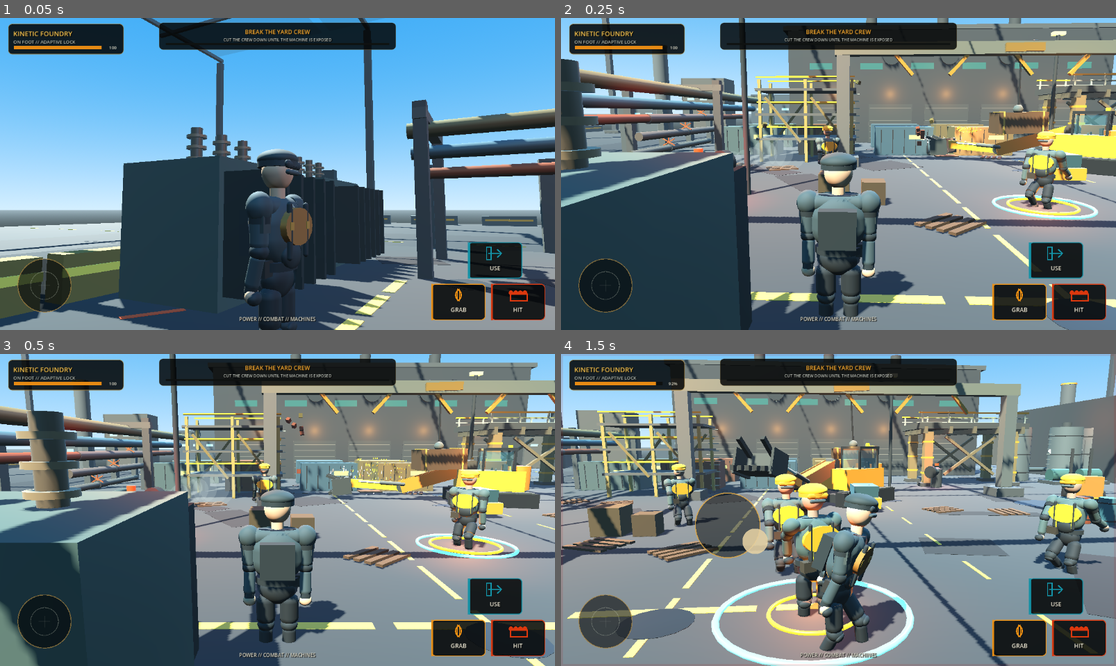
Above: before the commit, frames 1-4 (two rows, left to right).
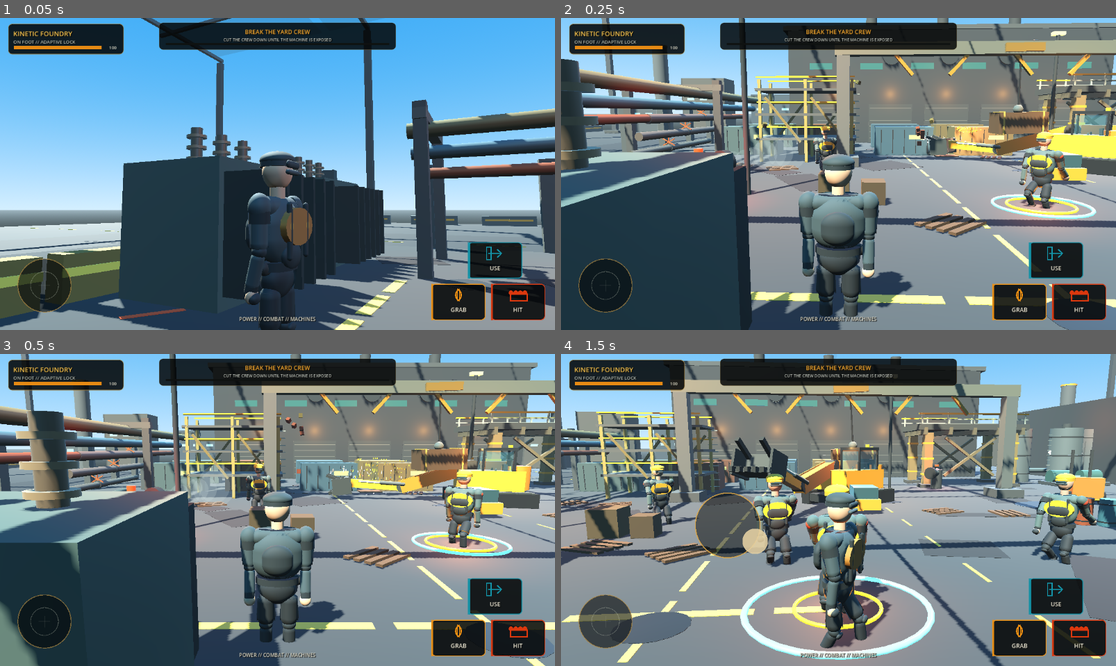
Above: after the commit, the same moments.

Repository: IssisX/kinetic-foundry-
Game: Godot game, scene res://Main.tscn
Two runs of this game, one before a commit and one after it. Both use one fixed random seed, a clock stepped at 60 frames per second and the inputs below.
Inputs (mouse positions are in pixels of both pictures, inside the frame that each line leads up to):
- Up to frame 1 (0.05 s): no input
- Up to frame 2 (0.25 s): no input
- Up to frame 3 (0.5 s): no input
- Up to frame 4 (1.5 s): move the mouse to (960, 494) at 0.52 s; hold D 0.53-1.25 s; hold E 0.53-1.25 s; click (960, 494) at 0.67 s; drag from (727, 525) to (810, 572) at 1.27 s

The runs differ from the first frame. In frame 1, 0.5% of the frame differs, in the area x 43-56%, y 41-100%; in frame 2, 2.7%; in frame 3, 3.3%; in frame 4, 28%, in the area x 0-100%, y 0-100%.

Commit message:
Refine humanoid proportions and replace blocky gear

Diff:
--- a/scripts/population_detail.gd
+++ b/scripts/population_detail.gd
@@ -12,6 +12,7 @@
         if is_instance_valid(player):
             var player_rig = player.get("_rig")
             if player_rig != null:
+                _refine_proportions(player_rig)
                 _decorate_player(player_rig)
     for enemy in get_tree().get_nodes_in_group("enemy"):
         if not is_instance_valid(enemy):
@@ -19,8 +20,72 @@
         var rig = enemy.get("_rig")
         if rig == null:
             continue
+        _refine_proportions(rig)
         var variant := int(enemy.get_instance_id()) % 3
         _decorate_rig(rig, variant)
+
+func _refine_proportions(rig) -> void:
+    if rig.has_meta("proportion_finish"):
+        return
+    rig.set_meta("proportion_finish", true)
+
+    var head_root = rig.get("head_root")
+    if head_root != null:
+        for child in head_root.get_children():
+            if not (child is MeshInstance3D):
+                continue
+            var mesh_child := child as MeshInstance3D
+            if mesh_child.mesh is SphereMesh:
+                if mesh_child.position.y > 0.36:
+                    mesh_child.scale *= Vector3(0.88, 0.90, 0.88)
+                    mesh_child.position.y -= 0.012
+                else:
+                    mesh_child.scale *= Vector3(0.95, 0.97, 0.95)
+            elif mesh_child.mesh is CylinderMesh and mesh_child.position.y > 0.30:
+                mesh_child.scale *= Vector3(0.89, 0.88, 0.89)
+            elif mesh_child.mesh is CapsuleMesh and mesh_child.position.y > 0.30:
+                mesh_child.scale *= Vector3(0.88, 0.82, 0.86)
+
+    for arm_key in ["arm_l", "arm_r"]:
+        var arm = rig.get(arm_key)
+        if arm == null:
+            continue
+        for child in arm.get_children():
+            if child is MeshInstance3D:
+                var mesh_child := child as MeshInstance3D
+                if mesh_child.mesh is SphereMesh:
+                    mesh_child.scale *= Vector3(0.84, 0.90, 0.84)
+                elif mesh_child.mesh is CapsuleMesh:
+                    mesh_child.scale *= Vector3(0.92, 1.03, 0.92)
+        var elbow := arm.get_node_or_null("Elbow") as Node3D
+        if elbow != null:
+            for child in elbow.get_children():
+                if not (child is MeshInstance3D):
+                    continue
+                var mesh_child := child as MeshInstance3D
+                if mesh_child.mesh is SphereMesh:
+                    var factor := 0.78 if mesh_child.position.y > -0.20 else 0.84
+                    mesh_child.scale *= Vector3(factor, factor, factor)
+                elif mesh_child.mesh is CapsuleMesh:
+                    mesh_child.scale *= Vector3(0.91, 1.04, 0.91)
+
+    for leg_key in ["leg_l", "leg_r"]:
+        var leg = rig.get(leg_key)
+        if leg == null:
+            continue
+        for child in leg.get_children():
+            if child is MeshInstance3D and (child as MeshInstance3D).mesh is CapsuleMesh:
+                (child as MeshInstance3D).scale *= Vector3(0.93, 1.03, 0.93)
+        var knee := leg.get_node_or_null("Knee") as Node3D
+        if knee != null:
+            for child in knee.get_children():
+                if not (child is MeshInstance3D):
+                    continue
+                var mesh_child := child as MeshInstance3D
+                if mesh_child.mesh is SphereMesh:
+                    mesh_child.scale *= Vector3(0.80, 0.80, 0.80)
+                elif mesh_child.mesh is CapsuleMesh and mesh_child.position.y < -0.10:
+                    mesh_child.scale *= Vector3(0.92, 1.03, 0.92)
 
 func _decorate_player(rig) -> void:
     if rig.has_meta("player_detail"):
@@ -30,20 +95,27 @@
     var arm_l = rig.get("arm_l")
     var arm_r = rig.get("arm_r")
     if torso != null:
-        var back := GeomUtil.box_mesh(Vector3(0.56, 0.58, 0.20), Color(0.09, 0.11, 0.105), 0.88, 0.12)
-        back.position = Vector3(0.0, 0.34, 0.32)
+        # Rounded harness pack - avoids the rectangular backpack silhouette that
+        # made the player read like a toy minifigure from the gameplay camera.
+        var back := GeomUtil.capsule_mesh(0.20, 0.52, Color(0.09, 0.11, 0.105))
+        back.scale = Vector3(1.25, 1.0, 0.62)
+        back.position = Vector3(0.0, 0.34, 0.30)
         torso.add_child(back)
         for side in [-1.0, 1.0]:
-            var buckle := GeomUtil.box_mesh(Vector3(0.10, 0.10, 0.06), Color(0.58, 0.39, 0.08), 0.72, 0.16)
+            var buckle := GeomUtil.cylinder_mesh(0.052, 0.045, Color(0.58, 0.39, 0.08), 0.72, 0.16)
+            buckle.rotation.x = PI * 0.5
             buckle.position = Vector3(side * 0.24, 0.44, -0.31)
             torso.add_child(buckle)
-        var belt_case := GeomUtil.box_mesh(Vector3(0.30, 0.20, 0.15), Color(0.11, 0.09, 0.06), 0.92, 0.04)
+        var belt_case := GeomUtil.capsule_mesh(0.09, 0.24, Color(0.11, 0.09, 0.06))
+        belt_case.rotation.z = PI * 0.5
+        belt_case.scale = Vector3(1.0, 1.0, 0.72)
         belt_case.position = Vector3(0.31, -0.08, 0.0)
         torso.add_child(belt_case)
     for arm in [arm_l, arm_r]:
         if arm == null:
             continue
-        var brace := GeomUtil.box_mesh(Vector3(0.20, 0.26, 0.19), Color(0.19, 0.20, 0.18), 0.84, 0.24)
+        var brace := GeomUtil.capsule_mesh(0.09, 0.22, Color(0.19, 0.20, 0.18))
+        brace.scale = Vector3(1.0, 1.0, 0.84)
         brace.position = Vector3(0.0, -0.18, -0.02)
         arm.add_child(brace)
 
@@ -63,10 +135,12 @@
     if torso == null:
         return
     for side in [-1.0, 1.0]:
-        var strip := GeomUtil.box_mesh(Vector3(0.07, 0.62, 0.04), Color(0.86, 0.60, 0.10), 0.76, 0.02)
+        var strip := GeomUtil.capsule_mesh(0.035, 0.58, Color(0.86, 0.60, 0.10))
         strip.position = Vector3(side * 0.22, 0.35, -0.285)
         torso.add_child(strip)
-    var pouch := GeomUtil.box_mesh(Vector3(0.26, 0.20, 0.16), Color(0.16, 0.13, 0.08), 0.92, 0.03)
+    var pouch := GeomUtil.capsule_mesh(0.08, 0.20, Color(0.16, 0.13, 0.08))
+    pouch.rotation.z = PI * 0.5
+    pouch.scale = Vector3(1.0, 1.0, 0.76)
     pouch.position = Vector3(0.28, -0.06, -0.27)
     torso.add_child(pouch)
 
@@ -74,15 +148,21 @@
     var torso = rig.get("torso")
     var head_root = rig.get("head_root")
     if torso != null:
-        var plate := GeomUtil.box_mesh(Vector3(0.82, 0.50, 0.10), Color(0.10, 0.11, 0.105), 0.88, 0.16)
+        var plate := GeomUtil.capsule_mesh(0.16, 0.66, Color(0.10, 0.11, 0.105))
+        plate.rotation.z = PI * 0.5
+        plate.scale = Vector3(1.0, 1.0, 0.42)
         plate.position = Vector3(0.0, 0.37, -0.29)
         torso.add_child(plate)
         for side in [-1.0, 1.0]:
-            var shoulder := GeomUtil.box_mesh(Vector3(0.30, 0.18, 0.42), Color(0.50, 0.16, 0.05), 0.86, 0.09)
-            shoulder.position = Vector3(side * 0.50, 0.64, 0.0)
+            var shoulder := GeomUtil.capsule_mesh(0.105, 0.27, Color(0.50, 0.16, 0.05))
+            shoulder.rotation.z = PI * 0.5
+            shoulder.scale = Vector3(1.0, 1.0, 0.88)
+            shoulder.position = Vector3(side * 0.49, 0.64, 0.0)
             torso.add_child(shoulder)
     if head_root != null:
-        var visor := GeomUtil.box_mesh(Vector3(0.38, 0.10, 0.035), Color(0.08, 0.17, 0.18), 0.20, 0.34)
+        var visor := GeomUtil.capsule_mesh(0.035, 0.30, Color(0.08, 0.17, 0.18))
+        visor.rotation.z = PI * 0.5
+        visor.scale = Vector3(1.0, 1.0, 0.50)
         visor.position = Vector3(0.0, 0.31, -0.245)
         head_root.add_child(visor)
 
@@ -90,17 +170,19 @@
     var torso = rig.get("torso")
     var head_root = rig.get("head_root")
     if torso != null:
-        var pack := GeomUtil.box_mesh(Vector3(0.48, 0.58, 0.20), Color(0.12, 0.17, 0.16), 0.90, 0.08)
-        pack.position = Vector3(0.0, 0.32, 0.33)
+        var pack := GeomUtil.capsule_mesh(0.18, 0.50, Color(0.12, 0.17, 0.16))
+        pack.scale = Vector3(1.22, 1.0, 0.62)
+        pack.position = Vector3(0.0, 0.32, 0.31)
         torso.add_child(pack)
-        var radio := GeomUtil.box_mesh(Vector3(0.15, 0.32, 0.10), Color(0.06, 0.075, 0.07), 0.82, 0.18)
+        var radio := GeomUtil.capsule_mesh(0.055, 0.27, Color(0.06, 0.075, 0.07))
         radio.position = Vector3(-0.34, 0.49, -0.28)
         torso.add_child(radio)
-        var antenna := GeomUtil.cylinder_mesh(0.025, 0.30, Color(0.10, 0.11, 0.10), 0.72, 0.28)
+        var antenna := GeomUtil.cylinder_mesh(0.018, 0.28, Color(0.10, 0.11, 0.10), 0.72, 0.28)
         antenna.position = Vector3(-0.34, 0.72, -0.28)
         torso.add_child(antenna)
     if head_root != null:
-        var lamp := GeomUtil.box_mesh(Vector3(0.12, 0.10, 0.08), Color(0.28, 0.50, 0.48), 0.34, 0.14)
+        var lamp := GeomUtil.cylinder_mesh(0.055, 0.07, Color(0.28, 0.50, 0.48), 0.34, 0.14)
+        lamp.rotation.x = PI * 0.5
         lamp.material_override = GeomUtil.emissive_material(Color(0.12, 0.42, 0.38), 1.7, 0.30, 0.12)
         lamp.position = Vector3(0.0, 0.46, -0.24)
         head_root.add_child(lamp)
